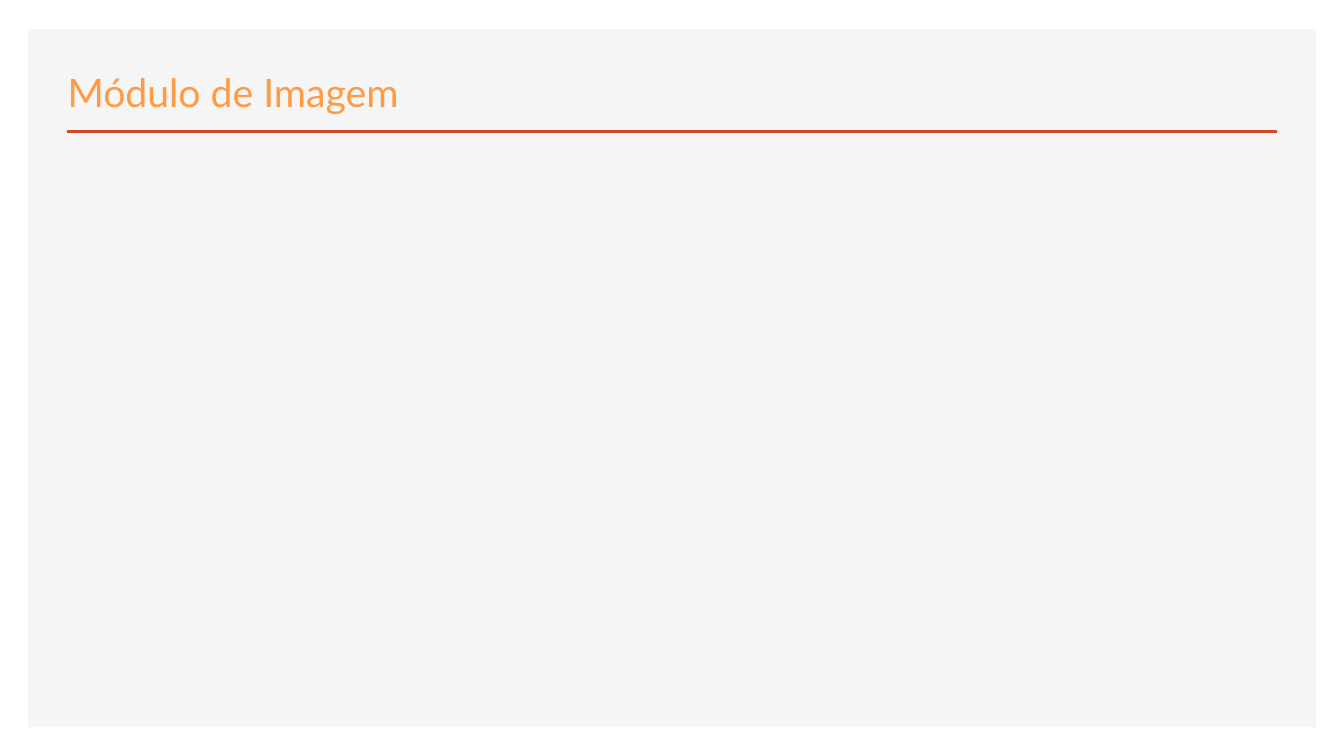
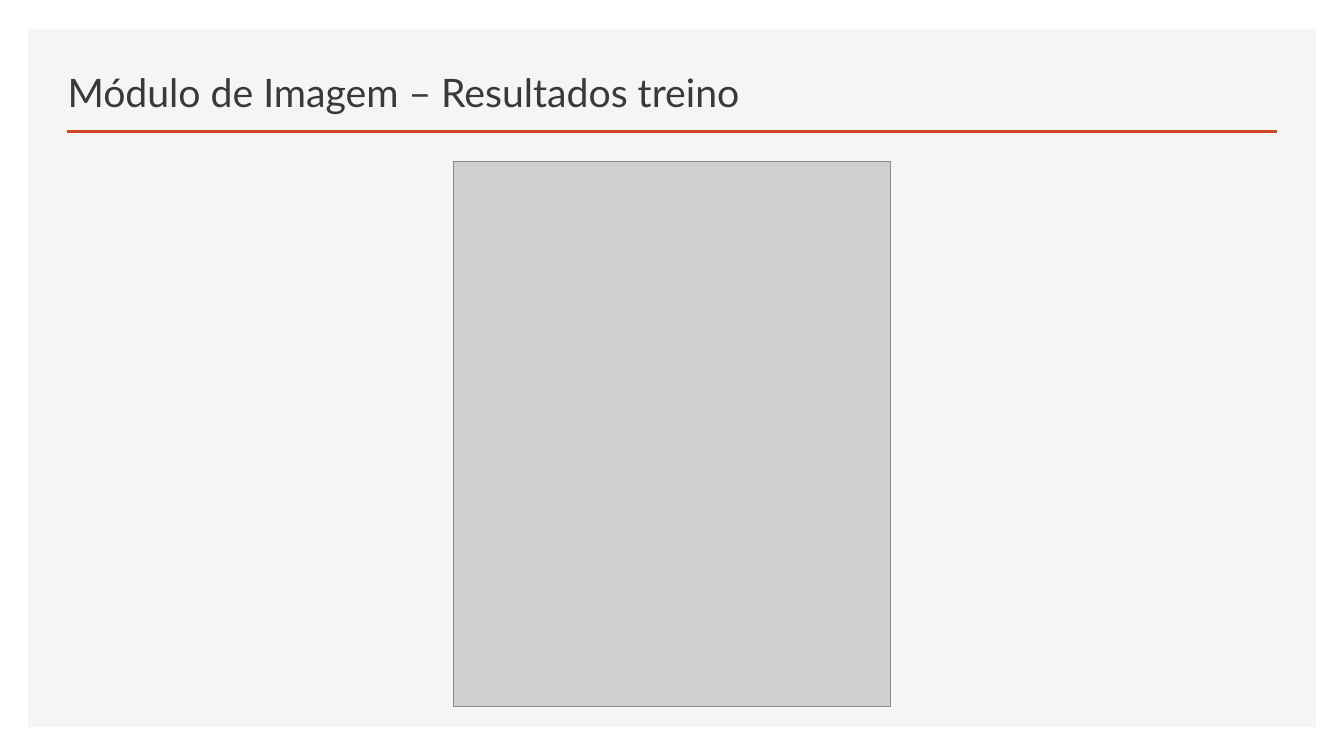
Before and after one commit to Icrum/MEEC_1920_LI2_G1, a slide deck: slide 4 of ApresentacaoLI2_G1.pptx (slide 3 before the commit). Drawn at 1344x756 pixels with LibreOffice and Linux fonts; fonts in the diff are those of the drawing; grey boxes stand for pictures. Boxes give left, top, right and bottom in pixels: in the first picture for what was removed or moved away, otherwise in the second. Text is boxed around its words. In the diff, an @@ line names an element or a change of style, - is before the commit and + after.

```diff
--- a/ApresentacaoLI2_G1.pptx
+++ b/ApresentacaoLI2_G1.pptx
@@ title at [68,78,740,114]: text changed; text colour #FF9B45 to #3B3838 @@
-Módulo de Imagem
+Módulo de Imagem – Resultados treino
@@ picture added at [454,161,890,707] @@
```
Also in this commit, not shown: 2 other slides changed, 3 slides added, 8 other files.
